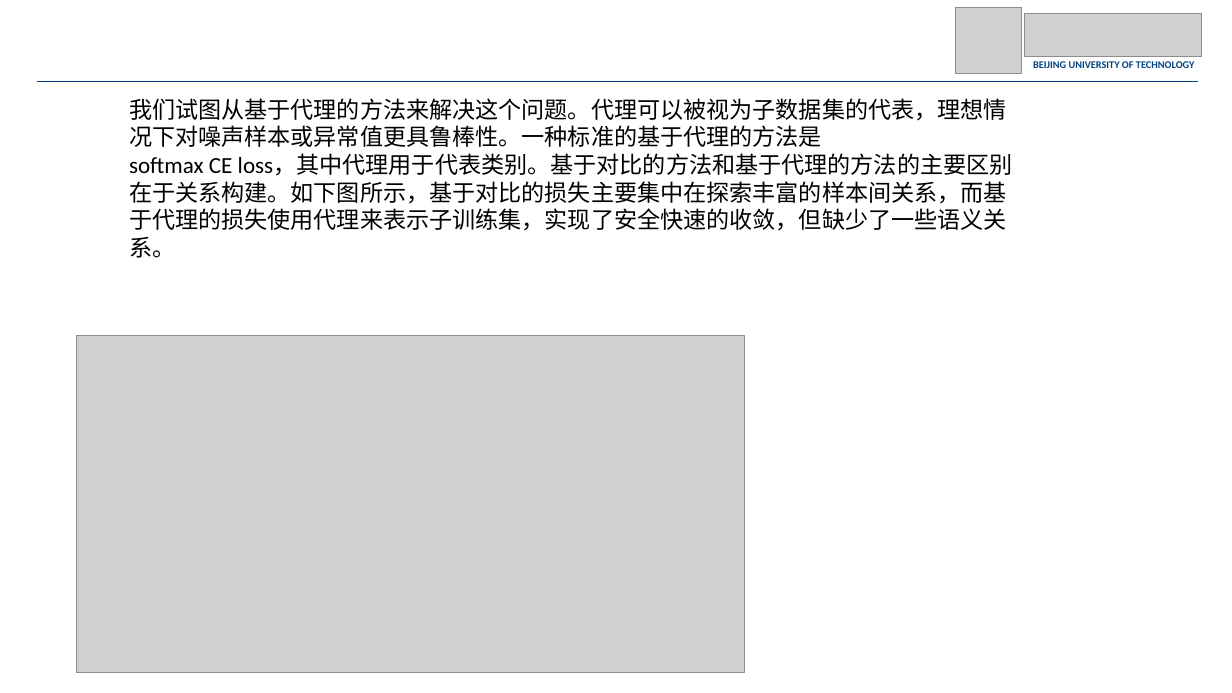
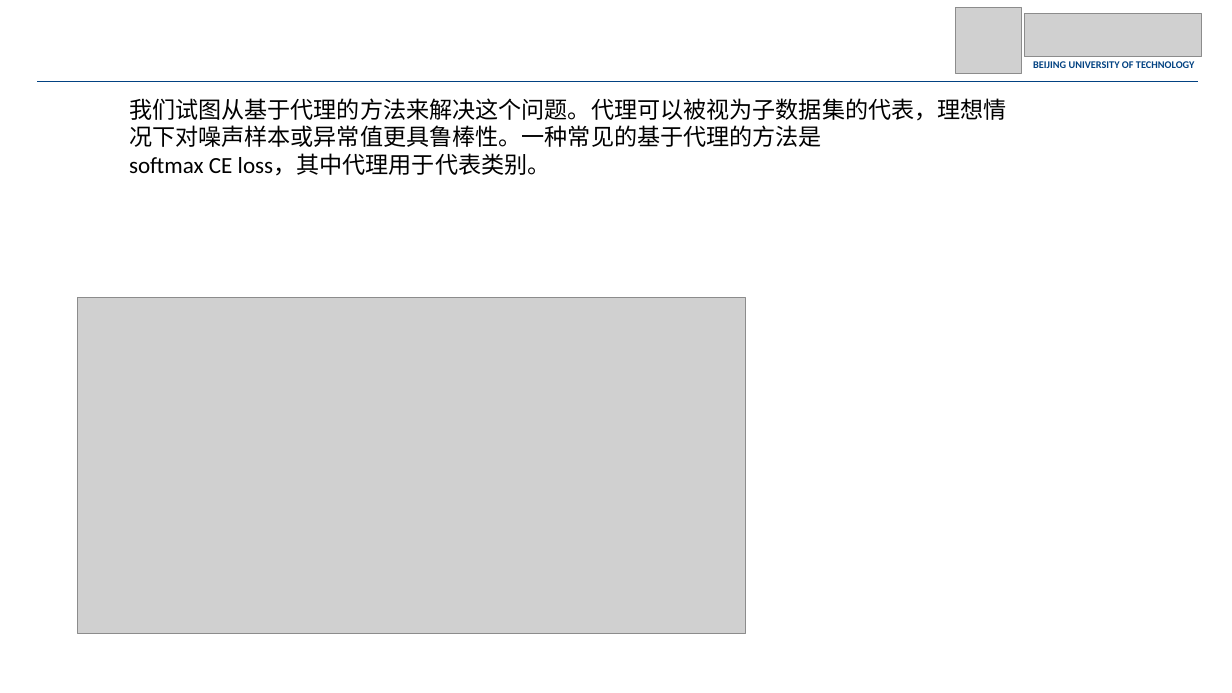
Before and after one commit to JohnnyM1ng/dissertation-proposal, a slide deck: slide 4 of 2023_12_08_论文讲解_张一鸣.pptx (slide 3 before the commit). Drawn at 1232x693 pixels with LibreOffice and Linux fonts; fonts in the diff are those of the drawing; grey boxes stand for pictures; background and template pictures are left out. Boxes give left, top, right and bottom in pixels: in the first picture for what was removed or moved away, otherwise in the second. Text is boxed around its words. In the diff, an @@ line names an element or a change of style, - is before the commit and + after.

Commit message:
2023_1206_2215

```diff
--- a/2023_12_08_论文讲解_张一鸣.pptx
+++ b/2023_12_08_论文讲解_张一鸣.pptx
@@ text at bbox=[129, 98, 1007, 176]: text changed @@
-我们试图从基于代理的方法来解决这个问题。代理可以被视为子数据集的代表，理想情况下对噪声样本或异常值更具鲁棒性。一种标准的基于代理的方法是
-softmax CE loss，其中代理用于代表类别。基于对比的方法和基于代理的方法的主要区别在于关系构建。如下图所示，基于对比的损失主要集中在探索丰富的样本间关系，而基于代理的损失使用代理来表示子训练集，实现了安全快速的收敛，但缺少了一些语义关系。
+我们试图从基于代理的方法来解决这个问题。代理可以被视为子数据集的代表，理想情况下对噪声样本或异常值更具鲁棒性。一种常见的基于代理的方法是
+softmax CE loss，其中代理用于代表类别。
@@ picture: place and size @@
-picture at bbox=[77, 335, 744, 672]
+picture at bbox=[78, 298, 745, 634]
```
Also in this commit, not shown: 6 other slides changed, 8 slides removed.
